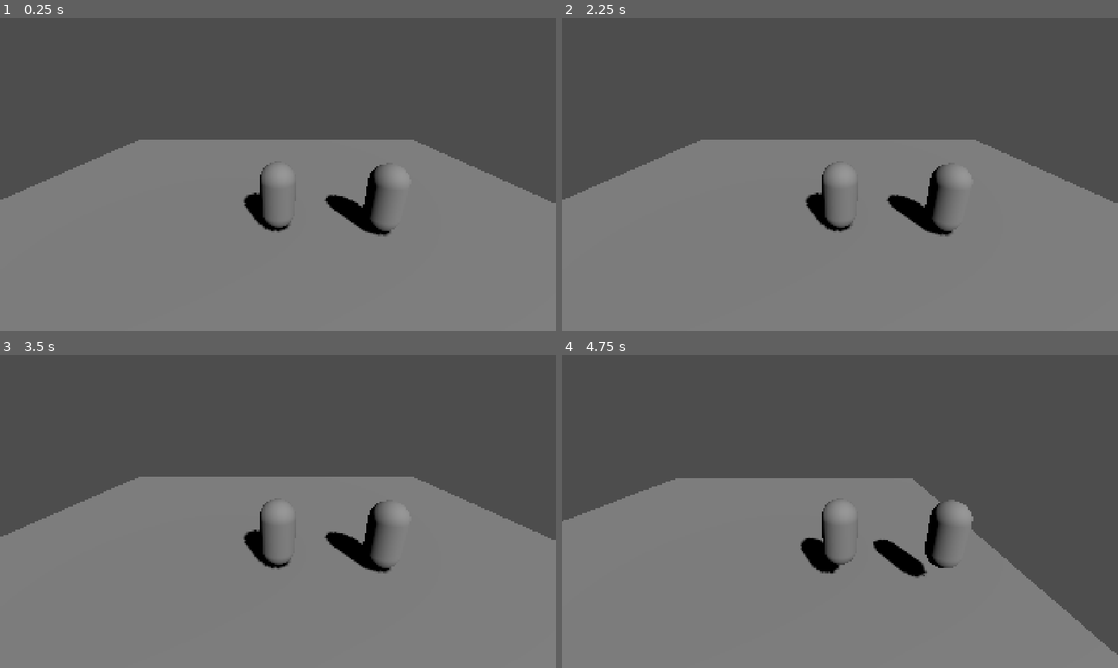
Above: before the commit, frames 1-4 (two rows, left to right).
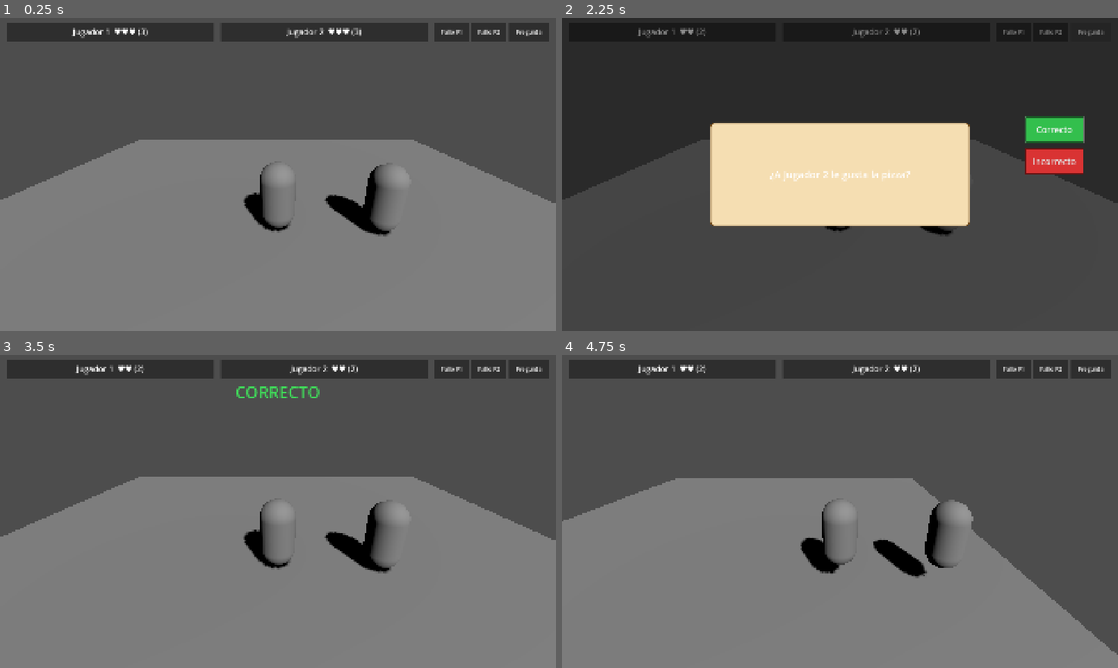
Above: after the commit, the same moments.

Repository: Haziel1357/game-jump-plus
Game: Godot game, scene res://escenas/niveles/mundo_pruebas/mundo_pruebas.tscn
Same seed, same stepped clock (60 frames per second), same inputs: the game is played once before the commit and once after it. This scene is started directly instead of the project's main scene.
Inputs (mouse positions are in pixels of both pictures, inside the frame that each line leads up to):
- Up to frame 1 (0.25 s): no input
- Up to frame 2 (2.25 s): click (1012, 30) at 0.5 s, where only the run after the commit has a clickable "Fallo P1"; click (1051, 30) at 1.25 s, where only the run after the commit has a clickable "Fallo P2"; click (1090, 30) at 2 s, where only the run after the commit has a clickable "Pregunta"
- Up to frame 3 (3.5 s): click (494, 467) at 2.75 s, where only the run after the commit has a clickable "Correcto"
- Up to frame 4 (4.75 s): tap Enter (ui_accept) at 3.5, 3.77, 4.52 s; hold Right (ui_right) 3.53-4.28 s; hold Down (ui_down) from 4.28 s (still down)

The runs differ from the first frame. In frame 1, 5.4% of the frame differs, in the area x 1-99%, y 1-8%; in frame 2, 100%, in the area x 0-100%, y 0-100%; in frame 3, 5.7%; in frame 4, 5.4%.

Commit message:
Añadir sistema de preguntas con banner de resultado y vidas

Diff:
--- a/escenas/niveles/mundo_pruebas/mundo_pruebas.tscn
+++ b/escenas/niveles/mundo_pruebas/mundo_pruebas.tscn
@@ -1,7 +1,9 @@
-[gd_scene load_steps=5 format=3 uid="uid://dtpd74kd2c7lc"]
+[gd_scene load_steps=7 format=3 uid="uid://dtpd74kd2c7lc"]
 
 [ext_resource type="Script" uid="uid://dpxpsogn20jx8" path="res://escenas/jugador/jugador.gd" id="1_6ba58"]
 [ext_resource type="Script" path="res://escenas/niveles/mundo_pruebas/mundo_pruebas.gd" id="2_nivel"]
+[ext_resource type="PackedScene" path="res://interfaz/hud/hud.tscn" id="3_hud"]
+[ext_resource type="PackedScene" path="res://interfaz/preguntas/preguntas.tscn" id="4_preg"]
 
 [sub_resource type="CapsuleMesh" id="CapsuleMesh_012i1"]
 
@@ -43,3 +45,7 @@
 
 [node name="Camera3D" type="Camera3D" parent="Jugador2" unique_id=762332105]
 transform = Transform3D(1, 0, 0, 0, 0.90630776, 0.42261827, 0, -0.42261827, 0.90630776, 0, 3, 5)
+
+[node name="Hud" parent="." instance=ExtResource("3_hud")]
+
+[node name="Preguntas" parent="." instance=ExtResource("4_preg")]
--- /dev/null
+++ b/escenas/niveles/preguntas/datos_preguntas.json
@@ -0,0 +1,36 @@
+{
+	"preguntas": [
+		{
+			"texto": "¿A {otro} le gusta la pizza?",
+			"respuesta_correcta": true
+		},
+		{
+			"texto": "¿{otro} es fan de los videojuegos?",
+			"respuesta_correcta": true
+		},
+		{
+			"texto": "¿{otro} tiene miedo a las alturas?",
+			"respuesta_correcta": false
+		},
+		{
+			"texto": "¿{otro} prefiere el mar sobre la montaña?",
+			"respuesta_correcta": true
+		},
+		{
+			"texto": "¿{otro} nunca ha visto una película de terror?",
+			"respuesta_correcta": false
+		},
+		{
+			"texto": "¿A {otro} le gusta el chocolate?",
+			"respuesta_correcta": true
+		},
+		{
+			"texto": "¿{otro} duerme más de 8 horas al día?",
+			"respuesta_correcta": false
+		},
+		{
+			"texto": "¿{otro} sabe cocinar al menos un plato?",
+			"respuesta_correcta": true
+		}
+	]
+}
--- /dev/null
+++ b/interfaz/hud/hud.gd
@@ -0,0 +1,42 @@
+extends CanvasLayer
+
+@onready var label_vidas_1: Label = $Panel/VidaJugador1/TextoVidas
+@onready var label_vidas_2: Label = $Panel/VidaJugador2/TextoVidas
+@onready var boton_fallo_1: Button = $Panel/Prueba/BotonFallo1
+@onready var boton_fallo_2: Button = $Panel/Prueba/BotonFallo2
+@onready var boton_pregunta: Button = $Panel/Prueba/BotonPregunta
+
+var _turno: int = 1
+
+
+func _ready() -> void:
+	EstadoJuego.vidas_cambiadas.connect(_on_vidas_cambiadas)
+	boton_fallo_1.pressed.connect(EstadoJuego.restar_vida.bind(1))
+	boton_fallo_2.pressed.connect(EstadoJuego.restar_vida.bind(2))
+	boton_pregunta.pressed.connect(_pedir_pregunta)
+	_refrescar_todo()
+
+
+func _pedir_pregunta() -> void:
+	var preguntas := get_node_or_null("/root/MundoPruebas/Preguntas")
+	if preguntas:
+		preguntas.mostrar_pregunta(_turno)
+		_turno = 2 if _turno == 1 else 1
+
+
+func _refrescar_todo() -> void:
+	label_vidas_1.text = _texto_vidas(1)
+	label_vidas_2.text = _texto_vidas(2)
+
+
+func _texto_vidas(jugador: int) -> String:
+	var nombre: String = EstadoJuego.nombre_de(jugador)
+	var vidas: int = EstadoJuego.vidas_de(jugador)
+	return "%s  %s (%d)" % [nombre, "♥".repeat(vidas), vidas]
+
+
+func _on_vidas_cambiadas(jugador: int, _vidas: int) -> void:
+	if jugador == 1:
+		label_vidas_1.text = _texto_vidas(1)
+	else:
+		label_vidas_2.text = _texto_vidas(2)
--- /dev/null
+++ b/interfaz/hud/hud.tscn
@@ -0,0 +1,58 @@
+[gd_scene load_steps=2 format=3]
+
+[ext_resource type="Script" path="res://interfaz/hud/hud.gd" id="1_hud01"]
+
+[node name="Hud" type="CanvasLayer"]
+script = ExtResource("1_hud01")
+
+[node name="Panel" type="HBoxContainer" parent="."]
+anchors_preset = 10
+anchor_right = 1.0
+offset_left = 24.0
+offset_top = 16.0
+offset_right = -24.0
+offset_bottom = 80.0
+grow_horizontal = 2
+theme_override_constants/separation = 24
+
+[node name="VidaJugador1" type="PanelContainer" parent="Panel"]
+layout_mode = 2
+size_flags_horizontal = 3
+
+[node name="TextoVidas" type="Label" parent="Panel/VidaJugador1"]
+layout_mode = 2
+theme_override_font_sizes/font_size = 28
+text = "Jugador 1  ♥♥♥ (3)"
+horizontal_alignment = 1
+
+[node name="VidaJugador2" type="PanelContainer" parent="Panel"]
+layout_mode = 2
+size_flags_horizontal = 3
+
+[node name="TextoVidas" type="Label" parent="Panel/VidaJugador2"]
+layout_mode = 2
+theme_override_font_sizes/font_size = 28
+text = "Jugador 2  ♥♥♥ (3)"
+horizontal_alignment = 1
+
+[node name="Prueba" type="HBoxContainer" parent="Panel"]
+layout_mode = 2
+theme_override_constants/separation = 8
+
+[node name="BotonFallo1" type="Button" parent="Panel/Prueba"]
+custom_minimum_size = Vector2(120, 48)
+layout_mode = 2
+text = "Fallo P1"
+theme_override_font_sizes/font_size = 20
+
+[node name="BotonFallo2" type="Button" parent="Panel/Prueba"]
+custom_minimum_size = Vector2(120, 48)
+layout_mode = 2
+text = "Fallo P2"
+theme_override_font_sizes/font_size = 20
+
+[node name="BotonPregunta" type="Button" parent="Panel/Prueba"]
+custom_minimum_size = Vector2(140, 48)
+layout_mode = 2
+text = "Pregunta"
+theme_override_font_sizes/font_size = 20
--- /dev/null
+++ b/interfaz/preguntas/preguntas.gd
@@ -0,0 +1,77 @@
+extends CanvasLayer
+
+signal pregunta_contestada(es_correcta: bool)
+
+const RUTA_DATOS := "res://escenas/niveles/preguntas/datos_preguntas.json"
+
+@onready var popup: Control = $Popup
+@onready var label_pregunta: Label = $Popup/Centro/Caja/Pregunta
+@onready var boton_correcto: Button = $Popup/Opciones/BotonCorrecto
+@onready var boton_incorrecto: Button = $Popup/Opciones/BotonIncorrecto
+@onready var banner: Label = $Banner
+
+var _preguntas: Array = []
+var _indice_siguiente: int = 0
+var _respuesta_actual: bool = false
+var _turno_jugador: int = 1
+
+
+func _ready() -> void:
+	_cargar_preguntas()
+	popup.visible = false
+	banner.visible = false
+	boton_correcto.pressed.connect(_responder.bind(true))
+	boton_incorrecto.pressed.connect(_responder.bind(false))
+
+
+func _cargar_preguntas() -> void:
+	var archivo := FileAccess.open(RUTA_DATOS, FileAccess.READ)
+	if archivo == null:
+		push_error("No se pudo abrir: " + RUTA_DATOS)
+		return
+	var datos: Dictionary = JSON.parse_string(archivo.get_as_text())
+	_preguntas = datos.get("preguntas", [])
+
+
+## Muestra una pregunta para el jugador indicado. {otro} se sustituye
+## por el nombre del compañero de partida.
+func mostrar_pregunta(jugador: int) -> void:
+	if _preguntas.is_empty():
+		push_error("No hay preguntas cargadas")
+		return
+
+	_turno_jugador = jugador
+	var otro_jugador: int = 2 if jugador == 1 else 1
+	var nombre_otro: String = EstadoJuego.nombre_de(otro_jugador)
+
+	var pregunta: Dictionary = _preguntas[_indice_siguiente]
+	_indice_siguiente = (_indice_siguiente + 1) % _preguntas.size()
+
+	_respuesta_actual = bool(pregunta["respuesta_correcta"])
+	label_pregunta.text = str(pregunta["texto"]).replace("{otro}", nombre_otro)
+	popup.visible = true
+	boton_correcto.grab_focus()
+
+
+func _responder(elegido_correcto: bool) -> void:
+	popup.visible = false
+	var es_correcta: bool = elegido_correcto == _respuesta_actual
+
+	if not es_correcta:
+		EstadoJuego.restar_vida(_turno_jugador)
+
+	_mostrar_banner(es_correcta)
+	pregunta_contestada.emit(es_correcta)
+
+
+func _mostrar_banner(es_correcta: bool) -> void:
+	if es_correcta:
+		banner.text = "CORRECTO"
+		banner.add_theme_color_override("font_color", Color(0.25, 0.85, 0.35))
+	else:
+		banner.text = "INCORRECTO"
+		banner.add_theme_color_override("font_color", Color(0.95, 0.3, 0.3))
+
+	banner.visible = true
+	var timer := get_tree().create_timer(1.5)
+	timer.timeout.connect(func() -> void: banner.visible = false)
--- /dev/null
+++ b/interfaz/preguntas/preguntas.tscn
@@ -0,0 +1,123 @@
+[gd_scene load_steps=5 format=3]
+
+[ext_resource type="Script" path="res://interfaz/preguntas/preguntas.gd" id="1_preg01"]
+
+[sub_resource type="StyleBoxFlat" id="StyleBoxFlat_popup"]
+content_margin_left = 32.0
+content_margin_top = 24.0
+content_margin_right = 32.0
+content_margin_bottom = 24.0
+bg_color = Color(0.96, 0.87, 0.7, 1)
+border_width_left = 4
+border_width_top = 4
+border_width_right = 4
+border_width_bottom = 4
+border_color = Color(0.45, 0.3, 0.12, 1)
+corner_radius_top_left = 16
+corner_radius_top_right = 16
+corner_radius_bottom_right = 16
+corner_radius_bottom_left = 16
+
+[sub_resource type="StyleBoxFlat" id="StyleBoxFlat_correcto"]
+content_margin_left = 24.0
+content_margin_top = 14.0
+content_margin_right = 24.0
+content_margin_bottom = 14.0
+bg_color = Color(0.2, 0.75, 0.3, 1)
+border_width_left = 3
+border_width_top = 3
+border_width_right = 3
+border_width_bottom = 3
+border_color = Color(0.1, 0.35, 0.15, 1)
+corner_radius = 12
+
+[sub_resource type="StyleBoxFlat" id="StyleBoxFlat_incorrecto"]
+content_margin_left = 24.0
+content_margin_top = 14.0
+content_margin_right = 24.0
+content_margin_bottom = 14.0
+bg_color = Color(0.85, 0.2, 0.2, 1)
+border_width_left = 3
+border_width_top = 3
+border_width_right = 3
+border_width_bottom = 3
+border_color = Color(0.4, 0.08, 0.08, 1)
+corner_radius = 12
+
+[node name="Preguntas" type="CanvasLayer"]
+layer = 10
+script = ExtResource("1_preg01")
+
+[node name="Popup" type="Control" parent="."]
+visible = false
+anchors_preset = 15
+anchor_right = 1.0
+anchor_bottom = 1.0
+grow_horizontal = 2
+grow_vertical = 2
+
+[node name="Oscuro" type="ColorRect" parent="Popup"]
+layout_mode = 1
+anchors_preset = 15
+anchor_right = 1.0
+anchor_bottom = 1.0
+grow_horizontal = 2
+grow_vertical = 2
+color = Color(0, 0, 0, 0.45)
+
+[node name="Centro" type="CenterContainer" parent="Popup"]
+layout_mode = 1
+anchors_preset = 15
+anchor_right = 1.0
+anchor_bottom = 1.0
+grow_horizontal = 2
+grow_vertical = 2
+
+[node name="Caja" type="PanelContainer" parent="Popup/Centro"]
+custom_minimum_size = Vector2(900, 360)
+layout_mode = 2
+theme_override_styles/panel = SubResource("StyleBoxFlat_popup")
+
+[node name="Pregunta" type="Label" parent="Popup/Centro/Caja"]
+layout_mode = 2
+theme_override_font_sizes/font_size = 34
+text = "Pregunta aquí"
+horizontal_alignment = 1
+vertical_alignment = 1
+autowrap_mode = 3
+
+[node name="Opciones" type="VBoxContainer" parent="Popup"]
+layout_mode = 1
+anchors_preset = 0
+anchor_left = 1.0
+anchor_right = 1.0
+offset_left = -320.0
+offset_top = 340.0
+offset_right = -120.0
+offset_bottom = 560.0
+theme_override_constants/separation = 20
+
+[node name="BotonCorrecto" type="Button" parent="Popup/Opciones"]
+custom_minimum_size = Vector2(200, 90)
+layout_mode = 2
+text = "Correcto"
+theme_override_font_sizes/font_size = 30
+theme_override_styles/normal = SubResource("StyleBoxFlat_correcto")
+
+[node name="BotonIncorrecto" type="Button" parent="Popup/Opciones"]
+custom_minimum_size = Vector2(200, 90)
+layout_mode = 2
+text = "Incorrecto"
+theme_override_font_sizes/font_size = 30
+theme_override_styles/normal = SubResource("StyleBoxFlat_incorrecto")
+
+[node name="Banner" type="Label" parent="."]
+visible = false
+anchors_preset = 10
+anchor_right = 1.0
+offset_top = 90.0
+offset_bottom = 170.0
+grow_horizontal = 2
+theme_override_font_sizes/font_size = 56
+text = "CORRECTO"
+horizontal_alignment = 1
--- a/scripts/globales/estado_juego.gd
+++ b/scripts/globales/estado_juego.gd
@@ -2,6 +2,10 @@
 
 # Datos de la partida actual. Se rellena en la selección de jugador
 # y se lee al empezar el nivel. Sobrevive a cambio de escenas (autoload).
+
+signal vidas_cambiadas(jugador: int, vidas: int)
+
+const VIDAS_INICIALES := 3
 
 var personajes: Array = []
 
@@ -9,12 +13,14 @@
 	"nombre": "Jugador 1",
 	"personaje": 0,
 	"listo": false,
+	"vidas": VIDAS_INICIALES,
 }
 
 var jugador_2: Dictionary = {
 	"nombre": "Jugador 2",
 	"personaje": 1,
 	"listo": false,
+	"vidas": VIDAS_INICIALES,
 }
 
 
@@ -32,9 +38,33 @@
 
 
 func reiniciar_seleccion() -> void:
-	jugador_1 = {"nombre": "Jugador 1", "personaje": 0, "listo": false}
-	jugador_2 = {"nombre": "Jugador 2", "personaje": 1, "listo": false}
+	jugador_1 = {"nombre": "Jugador 1", "personaje": 0, "listo": false, "vidas": VIDAS_INICIALES}
+	jugador_2 = {"nombre": "Jugador 2", "personaje": 1, "listo": false, "vidas": VIDAS_INICIALES}
 
 
 func ambos_listos() -> bool:
 	return jugador_1["listo"] and jugador_2["listo"]
+
+
+func restar_vida(jugador: int) -> void:
+	var datos: Dictionary = _datos_jugador(jugador)
+	if datos.is_empty():
+		return
+	datos["vidas"] = maxi(0, int(datos["vidas"]) - 1)
+	vidas_cambiadas.emit(jugador, datos["vidas"])
+
+
+func vidas_de(jugador: int) -> int:
+	return int(_datos_jugador(jugador).get("vidas", 0))
+
+
+func nombre_de(jugador: int) -> String:
+	return str(_datos_jugador(jugador).get("nombre", ""))
+
+
+func _datos_jugador(jugador: int) -> Dictionary:
+	if jugador == 1:
+		return jugador_1
+	if jugador == 2:
+		return jugador_2
+	return {}
Not shown, added: interfaz/hud/hud.gd.uid
